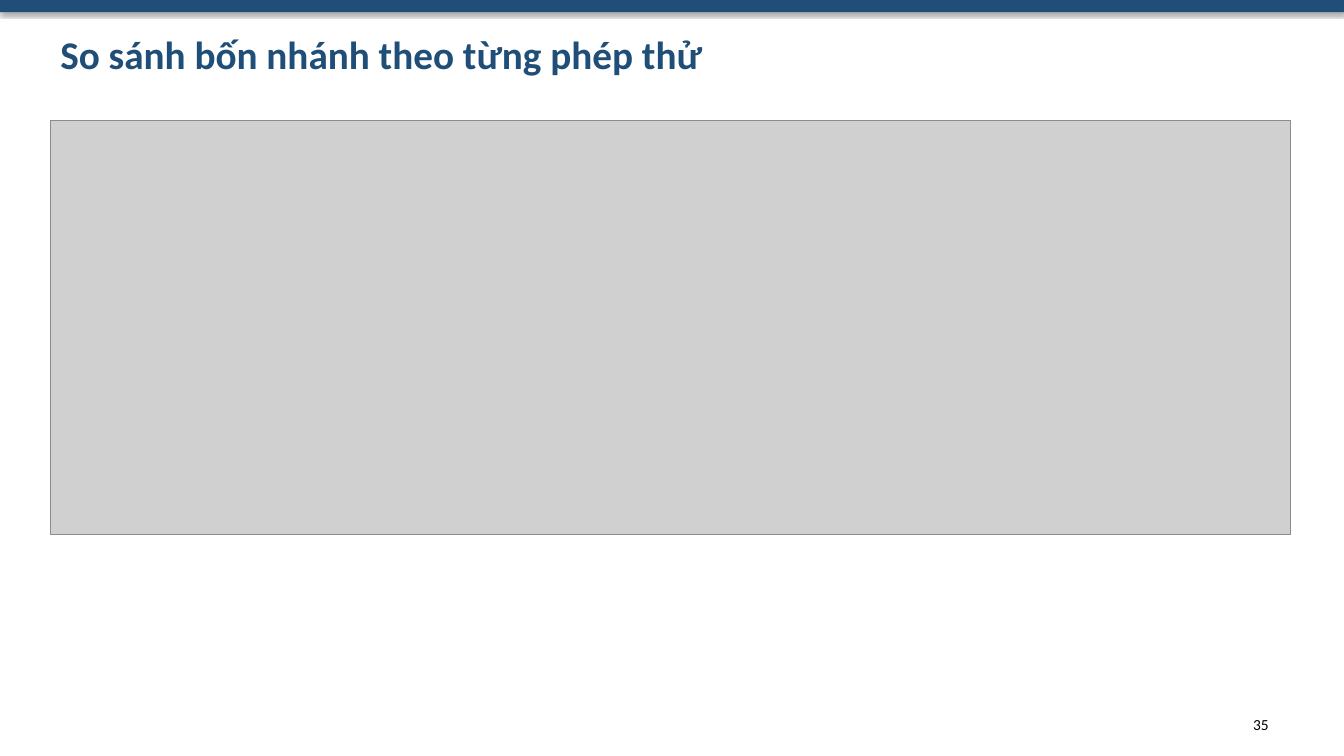
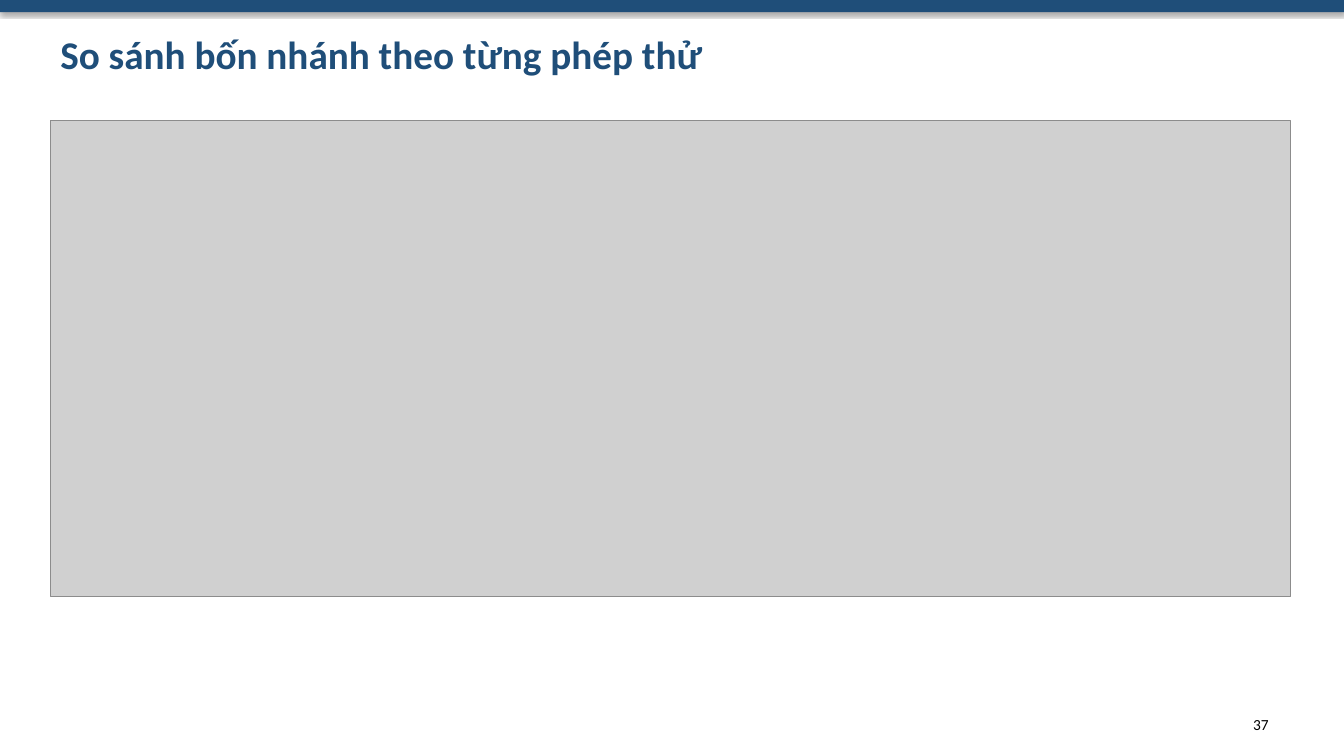
Before and after one commit to Rod-HD/banana-classification, a slide deck: slide 37 of slides/bao-cao-do-an.pptx (slide 35 before the commit). Drawn at 1344x756 pixels with LibreOffice and Linux fonts; fonts in the diff are those of the drawing; grey boxes stand for pictures. Boxes give left, top, right and bottom in pixels: in the first picture for what was removed or moved away, otherwise in the second. Text is boxed around its words. In the diff, an @@ line names an element or a change of style, - is before the commit and + after.

```diff
--- a/slides/bao-cao-do-an.pptx
+++ b/slides/bao-cao-do-an.pptx
@@ picture resized from (x1=50, y1=121, x2=1291, y2=534) to (x1=50, y1=121, x2=1291, y2=596) @@
@@ text at (x1=1253, y1=720, x2=1269, y2=730): text changed @@
-35
+37
```
Also in this commit, not shown: 6 other slides changed, 2 slides added, 18 other files.
